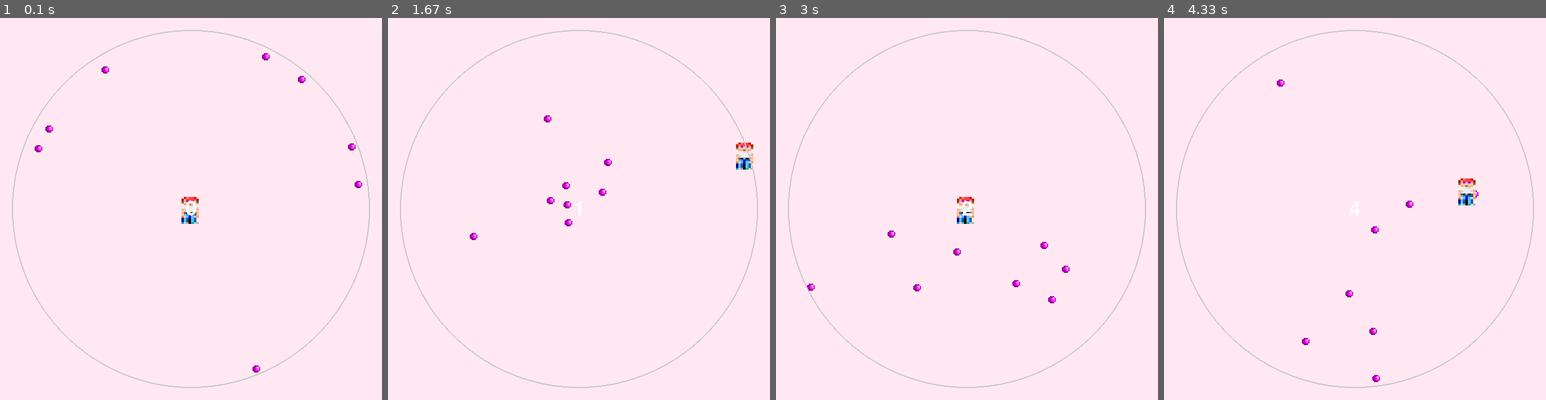
Above: before the commit, frames 1-4 (left to right).
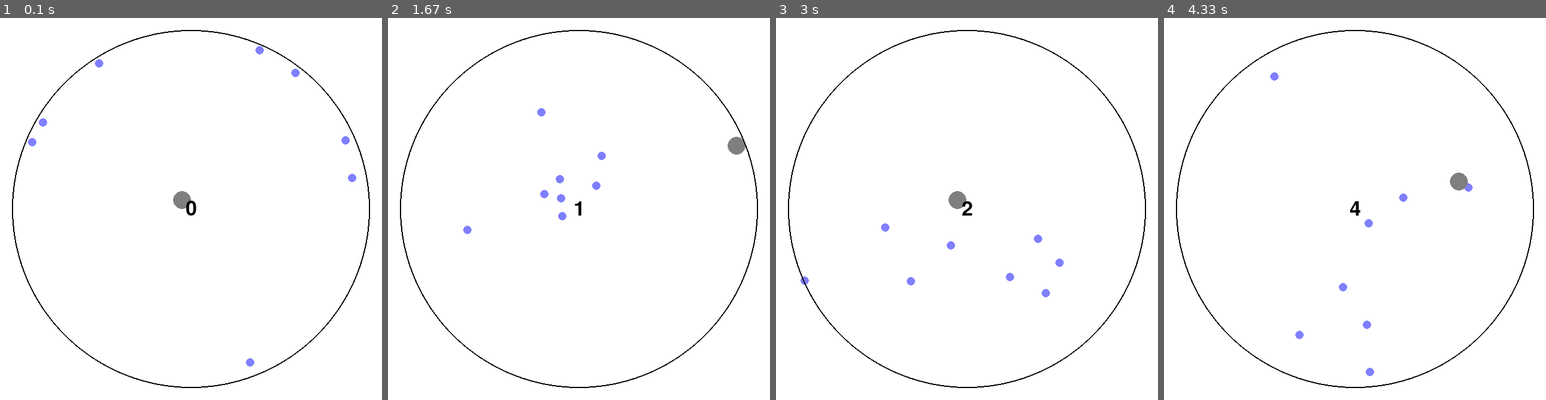
Above: after the commit, the same moments.

Repository: jeongha-daisy/raspberry-pi-pygame
Game: pygame game, started from game_v2.py
Same seed, same stepped clock (60 frames per second), same inputs: the game is played once before the commit and once after it.
Inputs:
- Up to frame 1 (0.1 s): no input
- Up to frame 2 (1.67 s): hold D 0.33-0.8 s; hold W 0.83-1.13 s; hold D 1.17-1.63 s
- Up to frame 3 (3 s): hold A 1.67-2.2 s; hold S 2.23-2.53 s; hold A 2.57-2.97 s
- Up to frame 4 (4.33 s): hold W 3-3.37 s; hold D 3.4-4.03 s; hold S from 4.07 s (still down)

The runs differ from the first frame. In frame 1, 1.8% of the frame differs, in the area x 3-97%, y 3-97%; in frame 2, 1.8%; in frame 3, 1.8%; in frame 4, 1.8%.

Commit message:
chore: 임의로 플레이어 그림

Diff:
--- a/arrows.py
+++ b/arrows.py
@@ -1,14 +1,15 @@
 import pygame
 import random
 import math
-from settings import SCREEN_WIDTH, SCREEN_HEIGHT, ARROW_MIN_SPEED, ARROW_MAX_SPEED, LIMITED_ARROWS, CENTER, RADIUS
+from settings import SCREEN_WIDTH, SCREEN_HEIGHT, ARROW_MIN_SPEED, ARROW_MAX_SPEED, LIMITED_ARROWS, CENTER, RADIUS, ARROW_SIZE
 
 class ArrowManager:
     # 이니셜라이즈
     def __init__(self, image_path):
         self.arrows = []
+        self.size = ARROW_SIZE
         self.image = pygame.image.load(image_path).convert_alpha()
-        self.image = pygame.transform.scale(self.image, (20, 20))
+        self.image = pygame.transform.scale(self.image, (self.size, self.size))
 
     def update(self, dt):
         # 원 안에 있는 화살만 다시 만든다.
@@ -40,7 +41,8 @@
     # 화면에 그리는 메서드
     def draw(self, screen):
         for arrow in self.arrows:
-            screen.blit(self.image, arrow[0])
+            # screen.blit(self.image, arrow[0])
+            pygame.draw.circle(screen, (127, 127, 255), arrow[0], self.size / 2)
 
     # 부딪혔는지 확인하는 메서드
     def check_collision(self, collider):
--- a/game_v2.py
+++ b/game_v2.py
@@ -17,7 +17,7 @@
 start_time = pygame.time.get_ticks()
 
 while running:
-    screen.fill("#ffe8f2")
+    screen.fill("#ffffff")
     for event in pygame.event.get():
         if event.type == pygame.QUIT:
             running = False
@@ -45,14 +45,14 @@
         player.draw(screen)
 
         # 맵 그리기
-        pygame.draw.circle(screen, (200, 200, 200), (int(CENTER[0]), int(CENTER[1])), int(RADIUS), 2)
+        pygame.draw.circle(screen, (0, 0, 0), (int(CENTER[0]), int(CENTER[1])), int(RADIUS), 2)
 
         if arrows.check_collision(player.get_collider()):
             print("닿음")
             # game_state = 2
 
         # 점수 그리기
-        startText = textFont.render(str(score), True, (255, 255, 255))
+        startText = textFont.render(str(score), True, (0, 0, 0))
         text_rect = startText.get_rect(center=(CENTER[0], CENTER[1]))
         screen.blit(startText, text_rect)
 
--- a/player.py
+++ b/player.py
@@ -25,7 +25,9 @@
     # 화면에 그리기
     def draw(self, screen):
         draw_pos = self.pos - pygame.Vector2(self.size / 2, self.size / 2)
-        screen.blit(self.image, draw_pos)
+
+        pygame.draw.circle(screen, (127, 127, 127), draw_pos, self.size / 2)
+        # screen.blit(self.image, draw_pos)
 
     # 콜라이더 각 좌표 반환 (네모 상자)
     def get_collider(self):
--- a/settings.py
+++ b/settings.py
@@ -1,10 +1,10 @@
 SCREEN_WIDTH = 640
 SCREEN_HEIGHT = 640
 
-PLAYER_SIZE = 50
+PLAYER_SIZE = 30
 PLAYER_SPEED = 300
 
-ARROW_SIZE = 20
+ARROW_SIZE = 15
 ARROW_MAX_SPEED = 300
 ARROW_MIN_SPEED = 100
 LIMITED_ARROWS = 8
